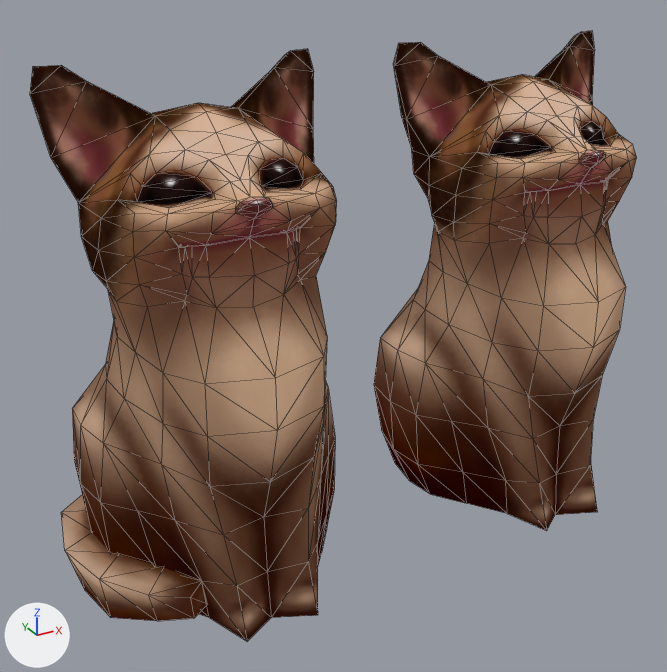
An edit to the glTF model web/src/assets/pop_cat.glb, drawn before and after from the same camera.
Before and after are seen from a 50 mm lens placed at (-6.96, -19.35, 13.72), pointed at (3.97, 0.53, 3.78). Lighting does not change. The marker at lower left points along +X, +Y and +Z. Mesh edges are drawn as thin lines. Where no turn or scale is listed for an object, it has been applied to the vertices.
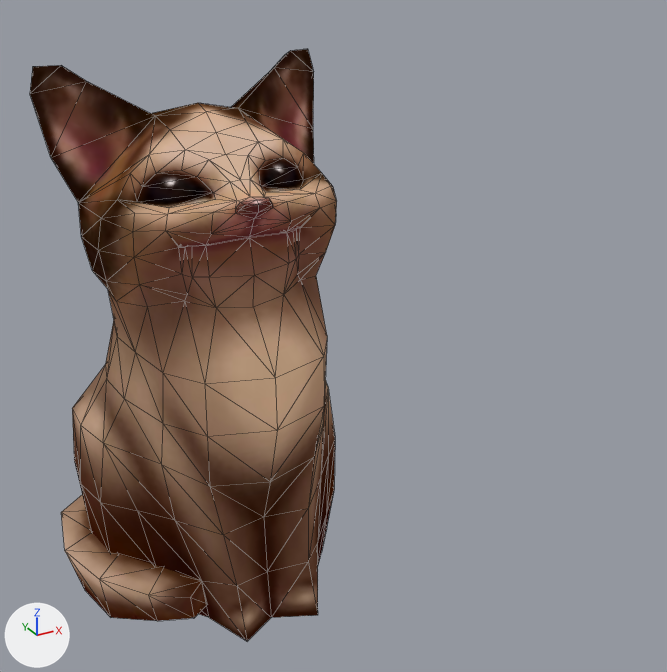
Pixel boxes (x1, y1, x2, y2) of what changed, in the pictures (667 x 672 px):
'mesh_2', no longer drawn
    before: (374, 31, 636, 531)

What changed in the scene script:
```text
Change ob_mesh_2:
    ob_mesh_2: bpy.data.objects.new('mesh_2', me_mesh_2) -> bpy.data.objects.new('mesh_2', None)
```
